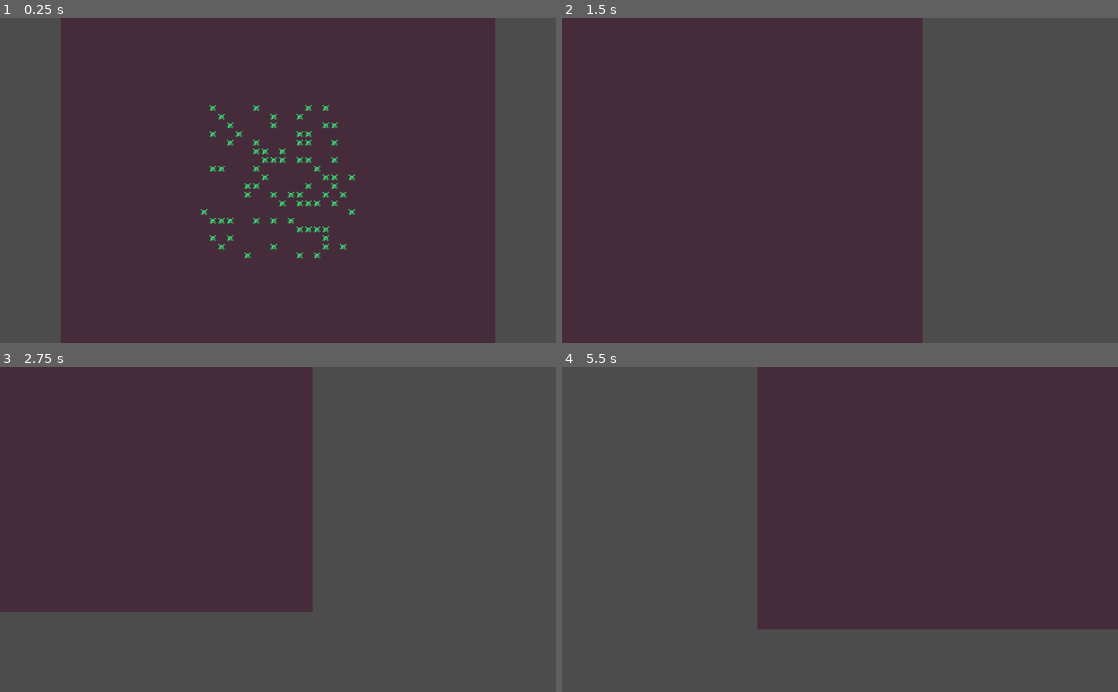
Above: before the commit, frames 1-4 (two rows, left to right).
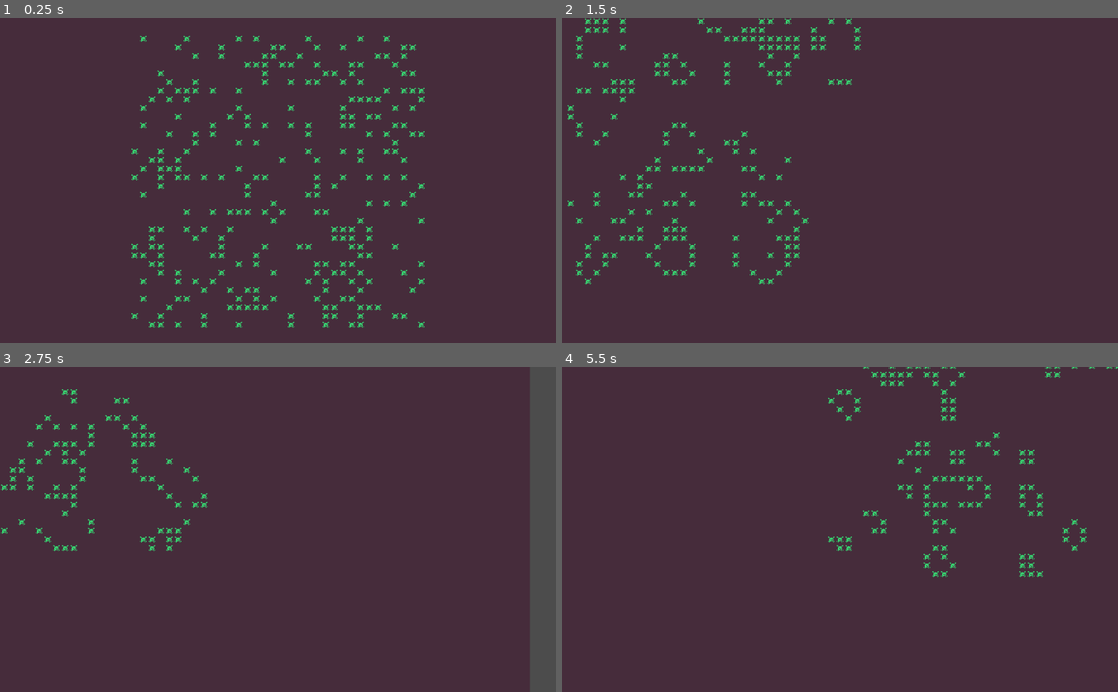
Above: after the commit, the same moments.

Repository: FoboCasteR/godot-gof
Game: Godot game, scene res://Main.tscn
Two runs of this game, one before a commit and one after it. Both use one fixed random seed, a clock stepped at 60 frames per second and the inputs below.
Inputs (mouse positions are in pixels of both pictures, inside the frame that each line leads up to):
- Up to frame 1 (0.25 s): no input
- Up to frame 2 (1.5 s): move the mouse to (962, 164) at 0.52 s; hold Right (ui_right) 0.53-1.28 s; tap Space (ui_select) at 0.77 s; move the mouse to (728, 196) at 1.27 s; hold Down (ui_down) from 1.28 s (still down)
- Up to frame 3 (2.75 s): tap Space (ui_select) at 1.52 s; move the mouse to (333, 458) at 2.02 s; release Down (ui_down) at 2.03 s; hold Right (ui_right) from 2.03 s (still down)
- Up to frame 4 (5.5 s): move the mouse to (812, 594) at 2.77 s; release Right (ui_right) at 2.78 s; hold Up (ui_up) 2.78-3.53 s; tap Space (ui_select) at 3.02, 3.77, 4.52 s; move the mouse to (1006, 578) at 3.52 s; hold Left (ui_left) 3.53-5.03 s; move the mouse to (673, 480) at 4.27 s; move the mouse to (867, 529) at 5.02 s; hold Down (ui_down) from 5.03 s (still down)

The runs differ from the first frame. In frame 1, 27% of the frame differs, in the area x 0-100%, y 0-100%; in frame 2, 38%; in frame 3, 54%, in the area x 0-96%, y 0-100%; in frame 4, 49%.

Commit message:
Improve performance of counting neighbors

Diff:
--- a/GameOfLife.gd
+++ b/GameOfLife.gd
@@ -1,7 +1,7 @@
 extends Node
 
-export(int, 3, 1000) var width : = 10
-export(int, 3, 1000) var height : = 10
+export(int, 3, 100) var width : = 10
+export(int, 3, 100) var height : = 10
 export(String) var rulestring := "B3/S23" setget set_rulestring
 
 signal next_generation(board)
@@ -9,6 +9,39 @@
 var boards: Array = []
 var birth_number_list: Array = [3]
 var survive_number_list: Array = [2, 3]
+var neighbourhood: MooreNeighbourhood = MooreNeighbourhood.new()
+
+
+class MooreNeighbourhood:
+	const OFFSETS = [
+		Vector2(-1, -1),
+		Vector2(-1, 0),
+		Vector2(-1, 1),
+		Vector2(0, -1),
+		Vector2(0, 1),
+		Vector2(1, -1),
+		Vector2(1, 0),
+		Vector2(1, 1),
+	]
+
+	func count(board: BitMap, coords: Vector2) -> int:
+		var border := board.get_size()
+		var count := 0
+
+		for offset in OFFSETS:
+			var new_coords = coords + offset
+
+			if new_coords.y < 0 or new_coords.y >= border.y:
+				continue
+
+			if new_coords.x < 0 or new_coords.x >= border.x:
+				continue
+
+			if board.get_bit(new_coords):
+				count += 1
+
+		return count
+
 
 func _ready():
 	create_boards()
@@ -19,15 +52,19 @@
 
 	var regex_match = regex.search(value)
 
-	birth_number_list = []
-	survive_number_list = []
+	if regex_match:
+		birth_number_list = []
+		survive_number_list = []
+		rulestring = value
 
-	if regex_match:
 		for digit in regex_match.get_string("birth"):
 			birth_number_list.append(int(digit))
 
 		for digit in regex_match.get_string("survive"):
 			survive_number_list.append(int(digit))
+
+	else:
+		printerr('Invalid rulestring')
 
 func create_boards() -> void:
 	for i in 2:
@@ -35,38 +72,18 @@
 		bitmap.create(Vector2(width, height))
 		boards.append(bitmap)
 
-func count_neighbours(row: int, col: int) -> int:
-	var count := 0
-
-	for row_offset in [-1, 0, 1]:
-		for col_offset in [-1, 0, 1]:
-			if row_offset == 0 and col_offset == 0:
-				continue
-
-			var new_row := row + row_offset as int
-			if new_row < 0 or new_row >= height:
-				continue
-
-			var new_col := col + col_offset as int
-			if new_col < 0 or new_col >= width:
-				continue
-
-			if boards[0].get_bit(Vector2(new_col, new_row)):
-				count += 1
-
-	return count
-
 func next_generation():
 	for row in height:
 		for col in width:
-			boards[1].set_bit(Vector2(col, row), next_cell_state(row, col))
+			var coords = Vector2(col, row)
+			boards[1].set_bit(coords, next_cell_state(coords))
 	boards.invert()
 	emit_signal("next_generation", boards[0])
 
-func next_cell_state(row: int, col: int) -> bool:
-	var neighbor_count := count_neighbours(row, col)
+func next_cell_state(coords: Vector2) -> bool:
+	var neighbor_count := neighbourhood.count(boards[0], coords)
 
-	if boards[0].get_bit(Vector2(col, row)):
+	if boards[0].get_bit(coords):
 		return survive_number_list.has(neighbor_count)
 	else:
 		return birth_number_list.has(neighbor_count)
--- a/Main.tscn
+++ b/Main.tscn
@@ -53,9 +53,8 @@
 script = ExtResource( 2 )
 
 [node name="GameOfLife" parent="." instance=ExtResource( 4 )]
-width = 50
-height = 50
-rulestring = "3/S23"
+width = 100
+height = 100
 
 [node name="Timer" type="Timer" parent="."]
 wait_time = 0.5
